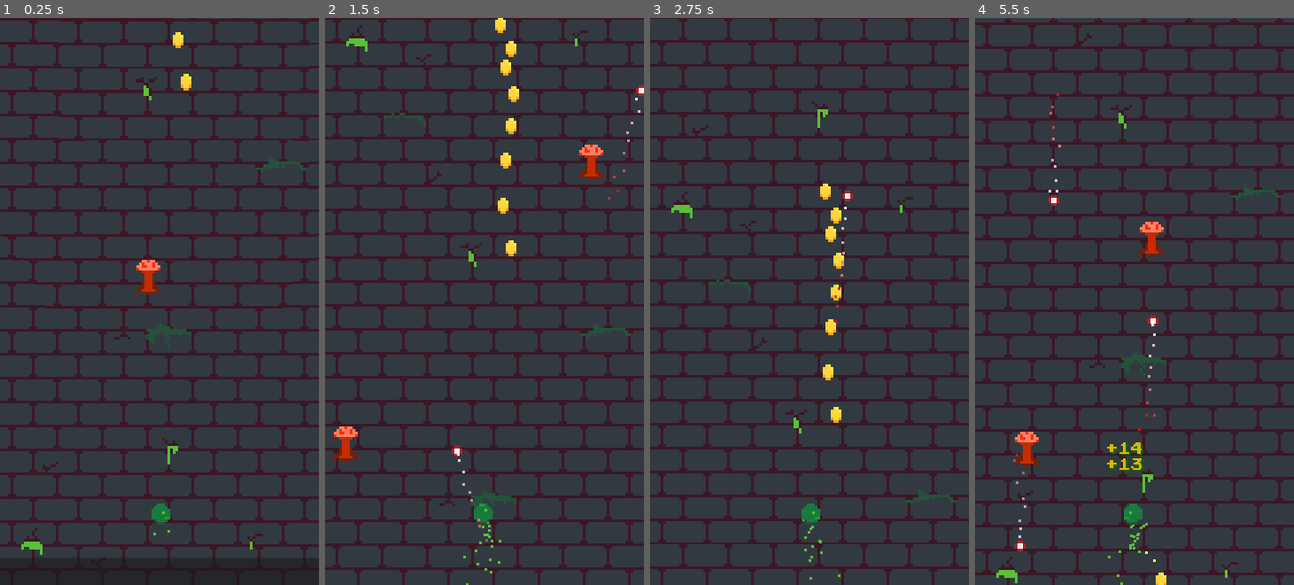
Above: before the commit, frames 1-4 (left to right).
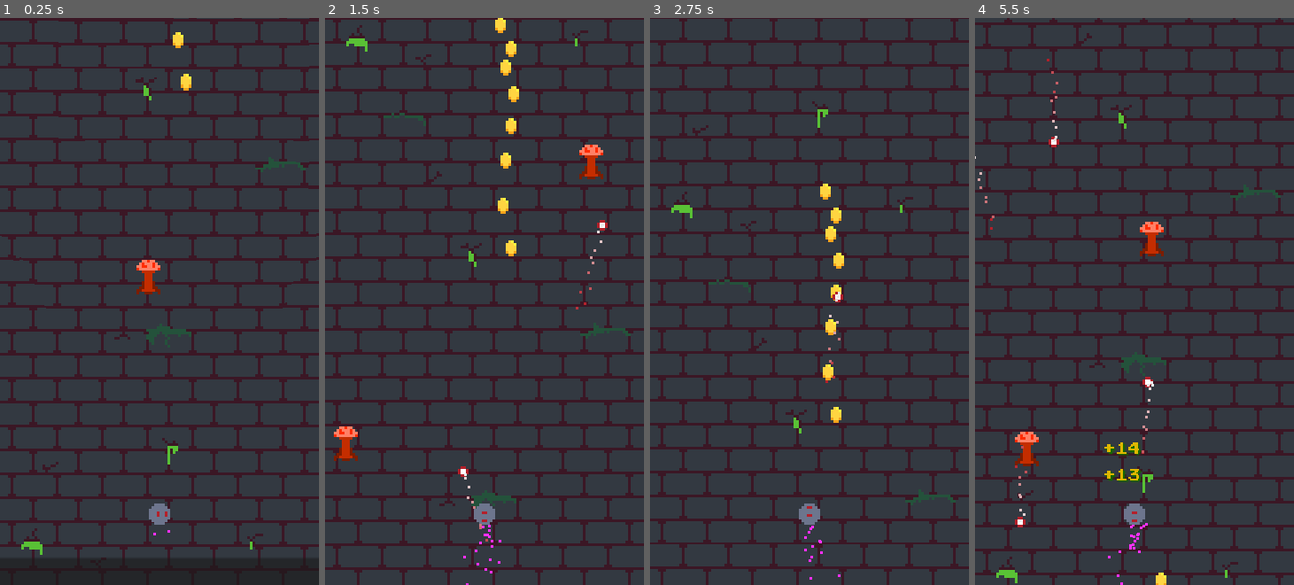
Above: after the commit, the same moments.

Repository: joayo13/sf-deluxe-ultra-2
Game: Godot game, scene res://levels/level1/scenes/level_one.tscn
The game is run twice, just before and just after one commit, with the same random seed, the same clock (stepped at 60 frames per second) and the same inputs.
Inputs (mouse positions are in pixels of both pictures, inside the frame that each line leads up to):
- Up to frame 1 (0.25 s): no input
- Up to frame 2 (1.5 s): move the mouse to (554, 273) at 0.52 s; hold Right (ui_right) 0.53-1.28 s; click (554, 273) at 0.6 s; move the mouse to (420, 329) at 1.27 s; hold Left (ui_left) from 1.28 s (still down); click (420, 329) at 1.35 s
- Up to frame 3 (2.75 s): move the mouse to (841, 176) at 2.02 s; release Left (ui_left) at 2.03 s; hold Right (ui_right) from 2.03 s (still down); click (841, 176) at 2.1 s
- Up to frame 4 (5.5 s): move the mouse to (1118, 414) at 2.77 s; click (1118, 414) at 2.85 s; move the mouse to (1230, 386) at 3.52 s; release Right (ui_right) at 3.53 s; hold Left (ui_left) from 3.53 s (still down); click (1230, 386) at 3.6 s; move the mouse to (1038, 216) at 4.27 s; click (1038, 216) at 4.35 s; move the mouse to (1150, 301) at 5.02 s; click (1150, 301) at 5.1 s

The runs differ from the first frame. In frame 1, 0.2% of the frame differs, in the area x 46-54%, y 85-92%; in frame 2, 0.6%; in frame 3, 0.4%; in frame 4, 1.2%, in the area x 0-58%, y 7-100%.

Commit message:
rearranged folders, added class for ranged weapons

Diff:
--- /dev/null
+++ b/components/scenes/health_component.tscn
@@ -0,0 +1,6 @@
+[gd_scene load_steps=2 format=3 uid="uid://b05b3xtw1fnij"]
+
+[ext_resource type="Script" path="res://components/scripts/health_component.gd" id="1_mf842"]
+
+[node name="HealthComponent" type="Node"]
+script = ExtResource("1_mf842")
--- a/hurtbox.tscn
+++ b/components/scenes/hurtbox.tscn
@@ -1,8 +1,8 @@
 [gd_scene load_steps=2 format=3 uid="uid://lk2vw3cu6yct"]
 
-[ext_resource type="Script" path="res://player/billy/scenes/hurtbox.gd" id="1_gt32o"]
+[ext_resource type="Script" path="res://components/scripts/hurtbox.gd" id="1_2ww7r"]
 
 [node name="Hurtbox" type="Area2D"]
-script = ExtResource("1_gt32o")
+script = ExtResource("1_2ww7r")
 
 [connection signal="area_entered" from="." to="." method="_on_area_entered"]
--- a/health_component.tscn
+++ /dev/null
@@ -1,6 +0,0 @@
-[gd_scene load_steps=2 format=3 uid="uid://b05b3xtw1fnij"]
-
-[ext_resource type="Script" path="res://health_component.gd" id="1_gy61m"]
-
-[node name="HealthComponent" type="Node"]
-script = ExtResource("1_gy61m")
--- a/laser_gun.tscn
+++ /dev/null
@@ -1,11 +0,0 @@
-[gd_scene load_steps=2 format=3 uid="uid://cm2gon5nr768j"]
-
-[ext_resource type="Script" path="res://player/billy/scenes/laser_gun.gd" id="1_ak4ab"]
-
-[node name="LaserGun" type="Node2D"]
-script = ExtResource("1_ak4ab")
-projectile_time = 2.0
-projectile_speed = 4.0
-projectile_damage_min = 5.0
-projectile_damage_max = 10.0
-projectile_crit_chance = 5.0
--- a/mobs/brownoser/scenes/brownoser.tscn
+++ b/mobs/brownoser/scenes/brownoser.tscn
@@ -2,10 +2,10 @@
 
 [ext_resource type="Script" path="res://mobs/brownoser/scripts/brownoser.gd" id="1_iu6x3"]
 [ext_resource type="Texture2D" uid="uid://csg3hiujpeill" path="res://mobs/brownoser/sprites/brownoser_spritesheet.png" id="2_jtifd"]
-[ext_resource type="PackedScene" uid="uid://nwdm5d7fqktt" path="res://weapon_slot.tscn" id="3_rf5bw"]
+[ext_resource type="PackedScene" uid="uid://nwdm5d7fqktt" path="res://weapons/scenes/weapon_slot.tscn" id="3_rf5bw"]
 [ext_resource type="PackedScene" uid="uid://csgqsgkkupe3t" path="res://ui/popups/scenes/floating_text.tscn" id="4_7dq3h"]
-[ext_resource type="PackedScene" uid="uid://lk2vw3cu6yct" path="res://hurtbox.tscn" id="5_w536s"]
-[ext_resource type="PackedScene" uid="uid://b05b3xtw1fnij" path="res://health_component.tscn" id="6_inwbd"]
+[ext_resource type="PackedScene" uid="uid://lk2vw3cu6yct" path="res://components/scenes/hurtbox.tscn" id="5_w536s"]
+[ext_resource type="PackedScene" uid="uid://b05b3xtw1fnij" path="res://components/scenes/health_component.tscn" id="6_inwbd"]
 
 [sub_resource type="CircleShape2D" id="CircleShape2D_e5ym7"]
 
--- a/player/billy/scenes/laser_gun.gd
+++ b/player/billy/scenes/laser_gun.gd
@@ -1,12 +1,4 @@
-extends Node2D
-@export var projectile_time: float
-@export var projectile_speed: float
-@export var projectile_damage_min: float
-@export var projectile_damage_max: float
-@export var projectile_crit_chance: float
-@export var projectile_crit_multiplier: float = 2
-@export var projectile_pierce_amount: float
-@export var layers: Array = []
+extends RangedWeapon
 
 
 func shoot(ROUND: PackedScene, angle: float) -> void:
@@ -20,7 +12,5 @@
 	roundTemp.projectile_crit_multiplier = projectile_crit_multiplier
 	roundTemp.projectile_pierce_amount = projectile_pierce_amount
 	roundTemp.layers = layers
-	#player node
 	roundTemp.global_position = get_parent().get_parent().global_position
-	#level node
 	get_parent().get_parent().get_parent().add_child(roundTemp)
--- a/player/billy/scenes/player.tscn
+++ b/player/billy/scenes/player.tscn
@@ -1,48 +1,35 @@
-[gd_scene load_steps=11 format=3 uid="uid://cpf7lpkecajsj"]
+[gd_scene load_steps=10 format=3 uid="uid://cpf7lpkecajsj"]
 
 [ext_resource type="Script" path="res://player/billy/scripts/player.gd" id="1_npgok"]
-[ext_resource type="Texture2D" uid="uid://bqe7kmpjqj8wl" path="res://player/billy/sprites/fartso_shooting.png" id="2_n5187"]
 [ext_resource type="PackedScene" uid="uid://csgqsgkkupe3t" path="res://ui/popups/scenes/floating_text.tscn" id="3_h5rq5"]
-[ext_resource type="Texture2D" uid="uid://d1iultmrn1nlf" path="res://player/billy/sprites/fartso.png" id="3_mpka3"]
-[ext_resource type="PackedScene" uid="uid://nwdm5d7fqktt" path="res://weapon_slot.tscn" id="4_cim7x"]
-[ext_resource type="PackedScene" uid="uid://lk2vw3cu6yct" path="res://hurtbox.tscn" id="6_50x5i"]
-[ext_resource type="PackedScene" uid="uid://b05b3xtw1fnij" path="res://health_component.tscn" id="7_agd2y"]
+[ext_resource type="Texture2D" uid="uid://dwy1mow3k146j" path="res://player/billy/sprites/player.png" id="3_kogni"]
+[ext_resource type="PackedScene" uid="uid://nwdm5d7fqktt" path="res://weapons/scenes/weapon_slot.tscn" id="4_cim7x"]
+[ext_resource type="PackedScene" uid="uid://lk2vw3cu6yct" path="res://components/scenes/hurtbox.tscn" id="6_50x5i"]
+[ext_resource type="PackedScene" uid="uid://b05b3xtw1fnij" path="res://components/scenes/health_component.tscn" id="7_agd2y"]
 
 [sub_resource type="RectangleShape2D" id="RectangleShape2D_degn2"]
-size = Vector2(7, 4)
+size = Vector2(10, 8)
 
 [sub_resource type="SpriteFrames" id="SpriteFrames_fyxop"]
 animations = [{
 "frames": [{
 "duration": 1.0,
-"texture": ExtResource("3_mpka3")
+"texture": ExtResource("3_kogni")
 }],
 "loop": true,
 "name": &"fly",
 "speed": 5.0
-}, {
-"frames": [{
-"duration": 1.0,
-"texture": ExtResource("2_n5187")
-}],
-"loop": false,
-"name": &"shoot",
-"speed": 5.0
 }]
 
 [sub_resource type="RectangleShape2D" id="RectangleShape2D_ma8x0"]
-size = Vector2(7, 8)
+size = Vector2(10, 8)
 
 [node name="Player" type="CharacterBody2D"]
 wall_min_slide_angle = 1.74533
 script = ExtResource("1_npgok")
 
 [node name="CollisionShape2D" type="CollisionShape2D" parent="."]
-position = Vector2(0.5, 0)
 shape = SubResource("RectangleShape2D_degn2")
-
-[node name="WeaponSlot" parent="." instance=ExtResource("4_cim7x")]
-position = Vector2(0, -4)
 
 [node name="Farticles" type="CPUParticles2D" parent="."]
 amount = 30
@@ -56,23 +43,25 @@
 gravity = Vector2(0, 50)
 initial_velocity_min = 20.0
 initial_velocity_max = 40.0
-color = Color(0.34902, 0.756863, 0.207843, 1)
+color = Color(1, 0.188235, 1, 1)
 
 [node name="AnimatedSprite2D" type="AnimatedSprite2D" parent="."]
 sprite_frames = SubResource("SpriteFrames_fyxop")
-animation = &"shoot"
+animation = &"fly"
 autoplay = "fly"
 
 [node name="FloatingText" parent="." instance=ExtResource("3_h5rq5")]
-position = Vector2(1, -6)
+position = Vector2(0, -6)
 
 [node name="Hurtbox" parent="." instance=ExtResource("6_50x5i")]
 
 [node name="CollisionShape2D" type="CollisionShape2D" parent="Hurtbox"]
-position = Vector2(0.5, 0)
 shape = SubResource("RectangleShape2D_ma8x0")
 
 [node name="HealthComponent" parent="." instance=ExtResource("7_agd2y")]
 health = 69.0
 
+[node name="WeaponSlot" parent="." instance=ExtResource("4_cim7x")]
+position = Vector2(0, -7)
+
 [connection signal="animation_finished" from="AnimatedSprite2D" to="." method="_on_animated_sprite_2d_animation_finished"]
--- a/player/billy/scripts/player.gd
+++ b/player/billy/scripts/player.gd
@@ -21,15 +21,28 @@
 		var player_screen_coordinates = self.get_global_transform_with_canvas().origin
 		var angle_between_player_and_event = player_screen_coordinates.angle_to_point(event.position)
 		var angle_degrees = rad_to_deg(angle_between_player_and_event) * -1
-		get_node("WeaponSlot").shoot(angle_degrees)
+		weapon_slot.shoot(angle_degrees)
 
-func shoot():
-	animated_sprite_2d.animation = "shoot"
+func shoot(angle):
+	assert(angle)
+	# List of target angles to compare against
+	var target_angles = [-90, 0, 90, 180]
+
+	# Find the closest angle
+	var closest_angle = target_angles[0]
+	var min_diff = abs(angle - closest_angle)
+	for target in target_angles:
+		var diff = abs(angle - target)
+		if diff < min_diff:
+			min_diff = diff
+			closest_angle = target
+	print("Angle: ", angle, " (Closest to: ", closest_angle, ")")
+	animated_sprite_2d.rotation_degrees = -closest_angle
 func hit(attack):
 	var health_component = get_node("HealthComponent") as HealthComponent
 	health_component.take_damage(attack)
 	print("owie")
-func _process(delta: float) -> void:
+func _process(_delta: float) -> void:
 	var accelerometer_x = Input.get_accelerometer().x
 	var target_velocity_x = 0.0
 	if accelerometer_x < -0.7 || Input.is_action_pressed("ui_left"):
--- a/project.godot
+++ b/project.godot
@@ -18,6 +18,10 @@
 [autoload]
 
 Game="*res://global_scripts/Game.gd"
+
+[debug]
+
+gdscript/warnings/unused_signal=0
 
 [display]
 
--- a/weapon_slot.tscn
+++ /dev/null
@@ -1,16 +0,0 @@
-[gd_scene load_steps=4 format=3 uid="uid://nwdm5d7fqktt"]
-
-[ext_resource type="PackedScene" uid="uid://cm2gon5nr768j" path="res://laser_gun.tscn" id="1_8r567"]
-[ext_resource type="Script" path="res://weapon_slot.gd" id="1_r6033"]
-[ext_resource type="Script" path="res://shotgun.gd" id="3_y2p6c"]
-
-[node name="WeaponSlot" type="Node2D"]
-script = ExtResource("1_r6033")
-layers = Array[int]([2])
-
-[node name="LaserGun" parent="." instance=ExtResource("1_8r567")]
-
-[node name="Shotgun" type="Node2D" parent="."]
-script = ExtResource("3_y2p6c")
-projectile_speed = 4.0
-projectile_time = 0.4
--- a/weapons/ranged_weapons/bullets/bullet.gd
+++ b/weapons/ranged_weapons/bullets/bullet.gd
@@ -27,7 +27,7 @@
 			area_2d.set_collision_mask_value(layer, true)
 
 # Called every frame. 'delta' is the elapsed time since the previous frame.
-func _process(delta: float) -> void:
+func _process(_delta: float) -> void:
 	position += direction * projectile_speed
 
 
--- /dev/null
+++ b/weapons/ranged_weapons/laser_gun.tscn
@@ -0,0 +1,6 @@
+[gd_scene load_steps=2 format=3 uid="uid://cm2gon5nr768j"]
+
+[ext_resource type="Script" path="res://player/billy/scenes/laser_gun.gd" id="1_x1k6r"]
+
+[node name="LaserGun" type="Node2D"]
+script = ExtResource("1_x1k6r")
--- a/laser_round.gd
+++ b/weapons/ranged_weapons/laser_round.gd
@@ -4,7 +4,7 @@
 func _on_area_2d_area_entered(area) -> void:
 	if area is Hurtbox:
 		var attack = Attack.new()
-		attack.damage = randi_range(projectile_damage_min, projectile_damage_max)
+		attack.damage = randf_range(projectile_damage_min, projectile_damage_max)
 		attack.position = global_position
 		attack.knockback = 0.0
 		area.take_hit(attack)
--- a/laser_round.tscn
+++ b/weapons/ranged_weapons/laser_round.tscn
@@ -1,7 +1,7 @@
 [gd_scene load_steps=5 format=3 uid="uid://bps03827q7dep"]
 
 [ext_resource type="Texture2D" uid="uid://cc133u6inx5wt" path="res://weapons/ranged_weapons/bullets/laser_round.png" id="1_1grap"]
-[ext_resource type="Script" path="res://laser_round.gd" id="1_30vkl"]
+[ext_resource type="Script" path="res://weapons/ranged_weapons/laser_round.gd" id="1_30vkl"]
 
 [sub_resource type="Gradient" id="Gradient_6fht3"]
 colors = PackedColorArray(0.921569, 0.921569, 0.921569, 1, 0.705882, 0.12549, 0.164706, 1)
--- a/shotgun.gd
+++ b/weapons/ranged_weapons/shotgun.gd
@@ -1,9 +1,4 @@
-extends Node2D
-@export var projectile_speed: float = 2
-@export var projectile_time: float = 0.2
-@export var projectile_angle: float = 0.0
-@export var projectile_damage: float = 1.0
-var layers: Array = []
+extends RangedWeapon
 
 
 func shoot(ROUND: PackedScene, angle: float) -> void:
@@ -16,7 +11,8 @@
 		rounds[i].projectile_time = projectile_time
 		rounds[i].projectile_speed = projectile_speed
 		rounds[i].projectile_angle = angle + (15 * (i + 1))
-		rounds[i].projectile_damage = projectile_damage
+		rounds[i].projectile_damage_min = projectile_damage_min
+		rounds[i].projectile_damage_min = projectile_damage_max
 		rounds[i].layers = layers
 		rounds[i].global_position = get_parent().get_parent().global_position
 		get_parent().get_parent().get_parent().add_child(rounds[i])
--- a/shotgun.tscn
+++ b/weapons/ranged_weapons/shotgun.tscn
@@ -1,6 +1,6 @@
 [gd_scene load_steps=2 format=3 uid="uid://bfuao65157yd2"]
 
-[ext_resource type="Script" path="res://shotgun.gd" id="1_mflpe"]
+[ext_resource type="Script" path="res://weapons/ranged_weapons/shotgun.gd" id="1_mflpe"]
 
 [node name="Shotgun" type="Node2D"]
 script = ExtResource("1_mflpe")
--- /dev/null
+++ b/weapons/scenes/weapon_slot.tscn
@@ -0,0 +1,19 @@
+[gd_scene load_steps=4 format=3 uid="uid://nwdm5d7fqktt"]
+
+[ext_resource type="Script" path="res://weapons/scripts/weapon_slot.gd" id="1_0hu66"]
+[ext_resource type="PackedScene" uid="uid://cm2gon5nr768j" path="res://weapons/ranged_weapons/laser_gun.tscn" id="2_gyj6s"]
+[ext_resource type="Script" path="res://weapons/ranged_weapons/shotgun.gd" id="3_8ed8r"]
+
+[node name="WeaponSlot" type="Node2D"]
+script = ExtResource("1_0hu66")
+layers = Array[int]([2])
+
+[node name="LaserGun" parent="." instance=ExtResource("2_gyj6s")]
+projectile_time = 1.0
+projectile_speed = 3.0
+projectile_damage_min = 10
+projectile_damage_max = 20
+projectile_crit_chance = 5.0
+
+[node name="Shotgun" type="Node2D" parent="."]
+script = ExtResource("3_8ed8r")
--- /dev/null
+++ b/weapons/scripts/RangedWeapon.gd
@@ -0,0 +1,10 @@
+extends Node2D
+class_name RangedWeapon
+@export var projectile_time: float
+@export var projectile_speed: float
+@export var projectile_damage_min: int
+@export var projectile_damage_max: int
+@export var projectile_crit_chance: float
+@export var projectile_crit_multiplier: int = 2
+@export var projectile_pierce_amount: int
+@export var layers: Array = []
--- a/attack.gd
+++ b/weapons/scripts/attack.gd
@@ -1,4 +1,4 @@
 class_name Attack
-var damage: float = 0.0
-var knockback: float = 0.0
+var damage: int = 0
+var knockback: int = 0
 var position: Vector2 = Vector2(0, 0)
--- a/weapon_slot.gd
+++ b/weapons/scripts/weapon_slot.gd
@@ -1,5 +1,5 @@
 extends Node2D
-const LASER_ROUND = preload("res://laser_round.tscn")
+const LASER_ROUND = preload("res://weapons/ranged_weapons/laser_round.tscn")
 @export var layers: Array[int] = []
 signal shooting
 # Called when the node enters the scene tree for the first time.
@@ -8,4 +8,4 @@
 		if get_child(0) && get_child(0).has_method('shoot'):
 			get_child(0).layers = layers
 			get_child(0).shoot(LASER_ROUND, angle)
-			emit_signal("shooting")
+			emit_signal("shooting", angle)
Renamed: health_component.gd -> components/scripts/health_component.gd
Renamed: player/billy/scenes/hurtbox.gd -> components/scripts/hurtbox.gd
Binary file added: player/billy/sprites/player.png
Not shown, added: player/billy/sprites/player.png.import
